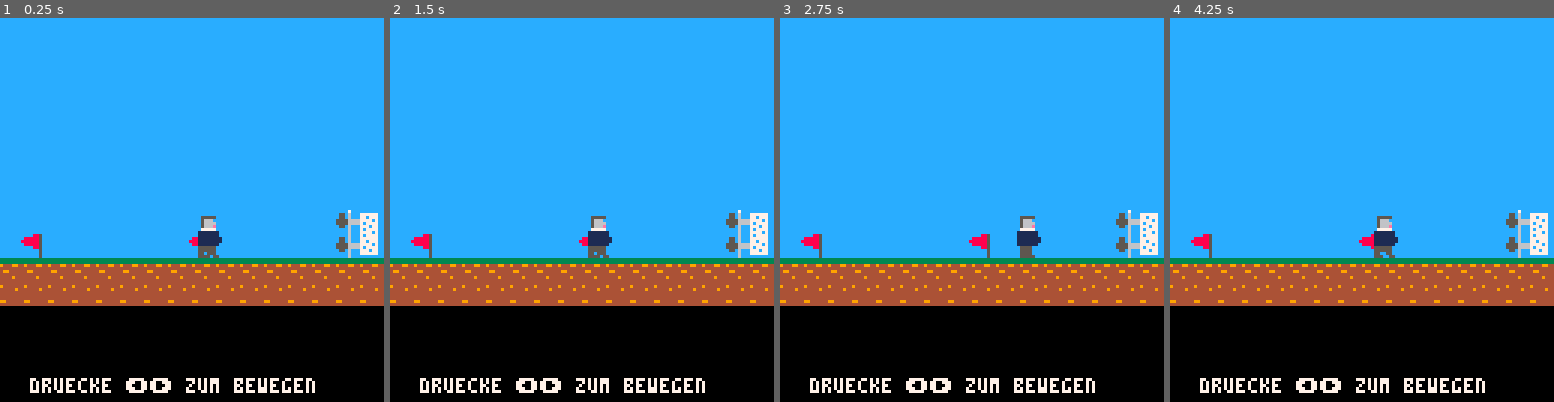
Above: before the commit, frames 1-4 (left to right).
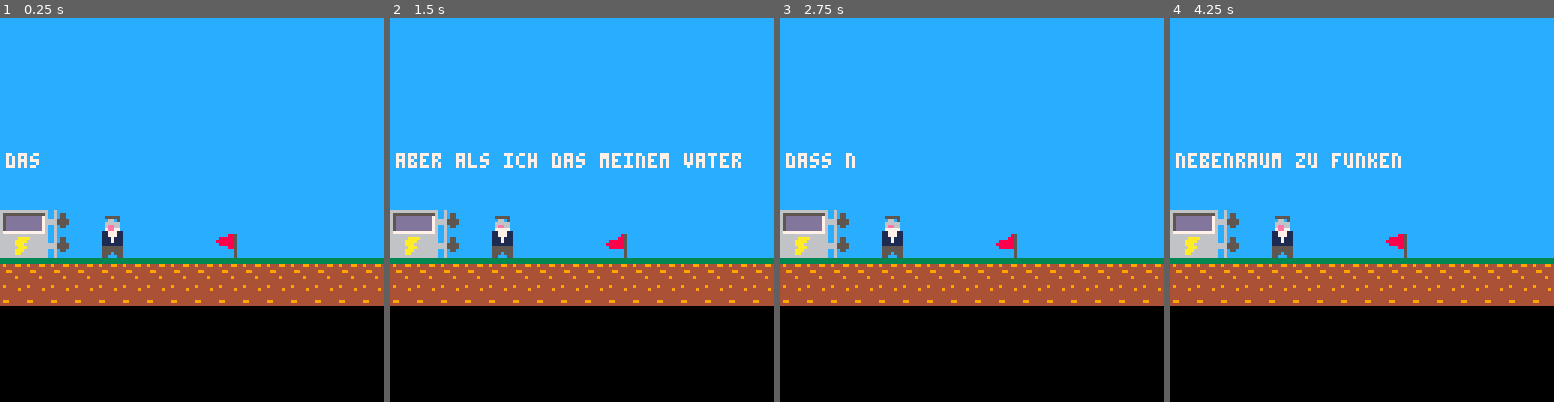
Above: after the commit, the same moments.

Repository: do1eh/PICO-8
Game: PICO-8 cartridge marconi144.p8
Two runs of this game, one before a commit and one after it. Both use one fixed random seed, a clock stepped at 60 frames per second and the inputs below.
Inputs:
- Up to frame 1 (0.25 s): no input
- Up to frame 2 (1.5 s): tap X (X key) at 0.33, 1.07 s
- Up to frame 3 (2.75 s): hold Right 1.6-2.1 s; tap X (X key) at 1.85 s; hold Up 2.15-2.42 s; hold Right from 2.47 s (still down)
- Up to frame 4 (4.25 s): tap X (X key) at 2.97, 4.08 s; release Right at 3.03 s; hold Left 3.08-3.58 s; hold Down 3.63-3.97 s; hold Right from 4.02 s (still down)

The runs differ from the first frame. In frame 1, 6.8% of the frame differs, in the area x 0-100%, y 35-98%; in frame 2, 8.1%; in frame 3, 7.0%; in frame 4, 7.7%.

Commit message:
marconi144 fertig

Diff:
--- a/marconi144.p8
+++ b/marconi144.p8
@@ -5,7 +5,7 @@
 text_init()
 write_init()
 game_init()
-intro=false
+intro=true
 win=false
 end
 
@@ -47,32 +47,34 @@
     texte={"das hat ja prima geklappt!"}
 add(texte,"aber als ich das meinem vater")
 add(texte,"gezeigt habe, meinte er,")
-add(texte,"das nachrichten in den")
-add(texte,"nachbarraum zu funken")
+add(texte,"dass nachrichten in den")
+add(texte,"nebenraum zu funken")
 add(texte,"sinnlos sei, denn da")
-add(texte,"koennte man ja auch gleich")
-add(texte,"rufen. aber wenn ich")
+add(texte,"koennte man ja auch rufen.")
+add(texte,"aber wenn ich")
 add(texte,"es schaffe eine nachricht")
-add(texte,"ueber 300m zu senden")
-add(texte,"schenkt er mir 1000 lira.")
+add(texte,"ueber 300m zu senden,")
+add(texte,"schenkt er mir 1000 lire.")
 add(texte,"bei meinen experimenten")
 add(texte,"habe ich herausgefunden,")
 add(texte,"dass die reichweite")
 add(texte,"verbessert wird, wenn ein")
-add(texte,"metallrohr an den")
+add(texte,"geerdetes metallrohr an den")
 add(texte,"knallfunkensender")
 add(texte,"angeschlossen wird.")
 add(texte,"am besten scheint es zu")
 add(texte,"funktionieren, wenn das")
-add(texte,"rohr genau halb so")
+add(texte,"rohr circa halb so")
 add(texte,"lang ist, wie die")
 add(texte,"wellenlaenge der")
 add(texte,"gesendeten frequenz.")
 add(texte,"den sender habe ich schon")
 add(texte,"aufgebaut, jetzt muss")
 add(texte,"ich nur noch die")
-add(texte,"antenne auf die richtige")
+add(texte,"antennen auf die richtige")
 add(texte,"laenge abstimmen.")
+add(texte,"der sender zeigt die")
+add(texte,"frequenz in mhz an.")
 
 delay_frames = 2 -- Wie viele Frames auf einen Buchstaben gewartet wird
 text_zeile = 0
@@ -145,13 +147,28 @@
 --game
 
 function game_init()
- --player={x=34,y=66,dir='o'}
- player={x=190,y=66,dir='w'}
+ player={x=34,y=66,dir='o'}
+ --player={x=190,y=66,dir='w'}
+ win=false
  txantenne={h=0}
  rxantenne={h=0}
-
-end
-
+ level=1
+--6m -50MHz 4m-75Mhz 20m-15MHz
+ levels={300,200,1000}
+
+end
+
+function checkwin()
+if level<4 then
+    if txantenne.h>=levels[level]-10 and txantenne.h<=levels[level]+10 and rxantenne.h>=levels[level]-10 and rxantenne.h<=levels[level]+10 then
+    win=true
+    if (level==1) sfx(4)
+    if (level==2) sfx(4)
+    if (level==3) sfx(5)
+    level+=1
+    end
+ end
+end
 
 
 function game_update()
@@ -159,12 +176,12 @@
  if frame_counter==20 then
     frame_counter=0
  end
-
+ checkwin()
  move()
 
- if btn(❎) then
-    game_init()
- end
+ --if btn(❎) then
+ --   game_init()
+ --end
 end
 
 function move()
@@ -188,20 +205,32 @@
     --abstimmen
     if btn(⬆️)then
         if player.x<25 and player.dir=='o' then
-            if txantenne.h<1000 then txantenne.h+=10 end
+            if txantenne.h<1000 then
+                txantenne.h+=10
+                sfx(0)
+            end
         end
         if player.x>222 and player.dir=='w' then
-            if rxantenne.h<1000 then rxantenne.h+=10 end
+            if rxantenne.h<1000 then
+               rxantenne.h+=10
+               sfx(0)
+            end
         end
         --if frame_counter%6==0 then sfx(2) end
 
     end
     if btn(⬇️) then
         if player.x<25 and player.dir=='o' then
-            if txantenne.h>0 then txantenne.h-=10 end
+            if txantenne.h>0 then
+                txantenne.h-=10
+                sfx(3)
+            end
         end
         if player.x>222 and player.dir=='w' then
-            if rxantenne.h>0 then rxantenne.h-=10 end
+            if rxantenne.h>0 then
+                rxantenne.h-=10
+                sfx(3)
+            end
         end
         --if frame_counter%6==0 then sfx(2) end
     end
@@ -239,6 +268,18 @@
 
 function game_draw()
 
+if level==1 then
+    mset(0,8,39)
+    mset(1,8,40)
+end
+if level==2 then
+    mset(0,8,55)
+    mset(1,8,56)
+end
+if level==3 then
+    mset(0,8,41)
+    mset(1,8,42)
+end
 
 
 --map scrolling
@@ -310,8 +351,25 @@
 
 --gewonnen
 if win then
-    print("juhu geschafft!",10,68,7)
-    print("das loesungswort ist: pferd",10,76,7)
+    if level==1 then
+        print("Level1",10,10,7)
+    else
+    if level==2 then
+        print("oh nein, die frequenz",5,10,7)
+        print("hat sich geaendert!",5,20,7)
+    else
+    if level==3 then
+        print("oh nein, die frequenz",5,10,10)
+        print("hat sich wieder geaendert!",5,20,10)
+    else
+    if level==4 then
+        print("juhu! jetzt bin ich",5,10,7)
+        print("1000 lire reicher!",5,20,7)
+        print("das loesungswort ist: pferd",5,30,7)
+    end
+    end
+    end
+    end
 end
 if player.x<25 then
     value=txantenne.h/100
@@ -327,7 +385,10 @@
 else
     print("druecke ⬅️➡️ zum bewegen",10,120,7)
 end
-end
+--print(levels[level],10,10,7)
+--print(txantenne.h,10,20,7)
+end
+
 __gfx__
 000000000555550005555500005555500055555000555550000000006666666666666666cccccccc00066000cc6cccccccccc6cc000660000006600000000000
 000000000c66c5000c66c50000c6665000c6665000555550000000006555555555555556c777777c07770770cc6c55cccc55c6cc000660000006600000000000
@@ -347,20 +408,20 @@
 000000000000000000000000000000000000000000000000000000006666666666666666cccccccc000660000000000000000000000000000000000000000000
 3333333344444444cccccccccccc885cccccc85c0000000000000000666666666666666666666666666666660000000000000000000000000000000000000000
 3333333349444444ccccccccc888885ccccc885c0000000000000000655555555555555665555555555555567777777000000000000000000000000000000000
-4944499444444494cccccccc8888885cc888885c000000000000000065d11dd1d1d11d7665ddd111d111dd760770777000000000000000000000000000000000
-4444444444444444ccccccccc888885c8888885c000000000000000065dd1dd1d1d1dd7665ddddd1d1d1dd767777707600000000000000000000000000000000
-4499444444444444cccccccccccc885cc888885c000000000000000065dd1dd111d11d7665ddd111d111dd767777777600000000000000000000000000000000
-4444444444444444cccccccccccccc5ccccccc5c000000000000000065dd1dddd1dd1d7665ddd1ddd1d1dd767077077000000000000000000000000000000000
-4444494449944444cccccccccccccc5ccccccc5c000000000000000065dd1dddd1d11d7665ddd111d111dd767777777000000000000000000000000000000000
+4944499444444494cccccccc8888885cc888885c000000000000000065dddd11d111dd7665dddd11d111dd760770777000000000000000000000000000000000
+4444444444444444ccccccccc888885c8888885c000000000000000065dddd1dd1d1dd7665ddd1d1d1dddd767777707600000000000000000000000000000000
+4499444444444444cccccccccccc885cc888885c000000000000000065dddd11d1d1dd7665ddddd1d111dd767777777600000000000000000000000000000000
+4444444444444444cccccccccccccc5ccccccc5c000000000000000065ddddd1d1d1dd7665ddddd1ddd1dd767077077000000000000000000000000000000000
+4444494449944444cccccccccccccc5ccccccc5c000000000000000065dddd11d111dd7665ddddd1d111dd767777777000000000000000000000000000000000
 4444444444444444cccccccccccccc5ccccccc5c0000000000000000677777777777777667777777777777760000000000000000000000000000000000000000
-00000000000000000000000000000000000000000000000000000000666666666666666600000000000000000000000000000000000000000000000000000000
-00000000000000000000000000000000000000000000000000000000655555555555555600000000000000000000000000000000000000000000000000000000
-0000000000000000000000000000000000000000000000000000000065d1d1d111d11d7600000000000000000000000000000000000000000000000000000000
-0000000000000000000000000000000000000000000000000000000065d1d1ddd1d1dd7600000000000000000000000000000000000000000000000000000000
-0000000000000000000000000000000000000000000000000000000065d111d111d11d7600000000000000000000000000000000000000000000000000000000
-0000000000000000000000000000000000000000000000000000000065ddd1ddd1dd1d7600000000000000000000000000000000000000000000000000000000
-0000000000000000000000000000000000000000000000000000000065ddd1d111d11d7600000000000000000000000000000000000000000000000000000000
-00000000000000000000000000000000000000000000000000000000677777777777777600000000000000000000000000000000000000000000000000000000
+00000000000000000000000000000000000000000000000000000000666666666666666666666666666666660000000000000000000000000000000000000000
+00000000000000000000000000000000000000000000000000000000655555555555555665555555555555560000000000000000000000000000000000000000
+0000000000000000000000000000000000000000000000000000000065d111d111dddd7665d111d111dddd760000000000000000000000000000000000000000
+0000000000000000000000000000000000000000000000000000000065ddd1d1dddddd7665ddd1d1dddddd760000000000000000000000000000000000000000
+0000000000000000000000000000000000000000000000000000000065ddd1d111dddd7665ddd1d111dddd760000000000000000000000000000000000000000
+0000000000000000000000000000000000000000000000000000000065ddd1ddd1dddd7665ddd1ddd1dddd760000000000000000000000000000000000000000
+0000000000000000000000000000000000000000000000000000000065ddd1d111dddd7665ddd1d111dddd760000000000000000000000000000000000000000
+00000000000000000000000000000000000000000000000000000000677777777777777667777777777777760000000000000000000000000000000000000000
 
 
 
Not shown, changed: the sound effects (__sfx__) section of marconi144.p8
